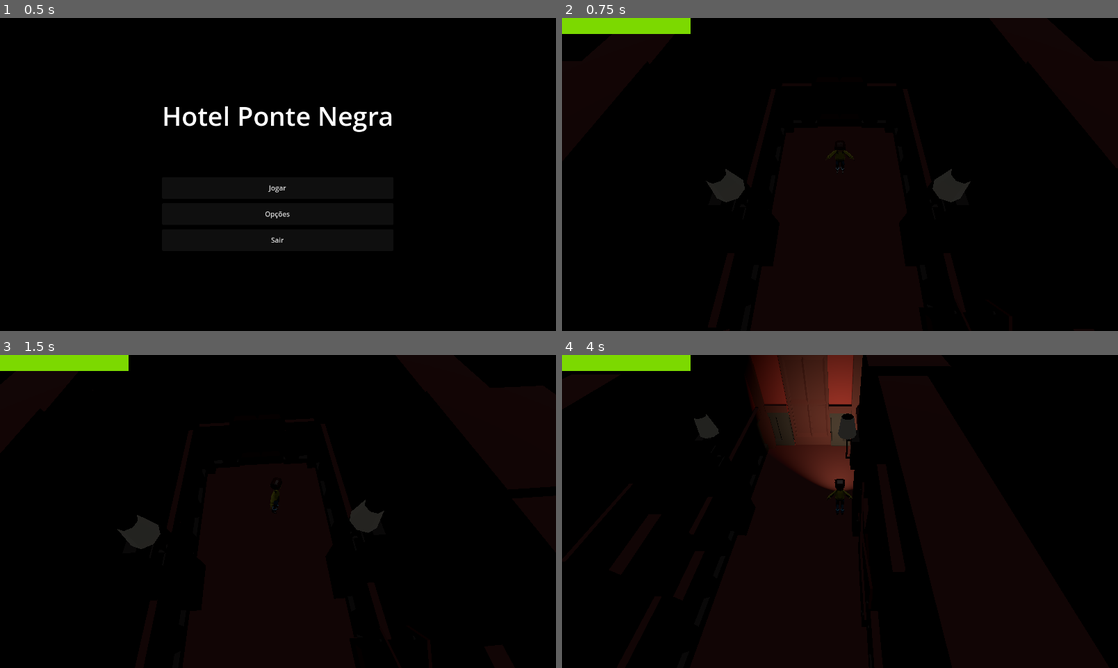
Above: before the commit, frames 1-4 (two rows, left to right).
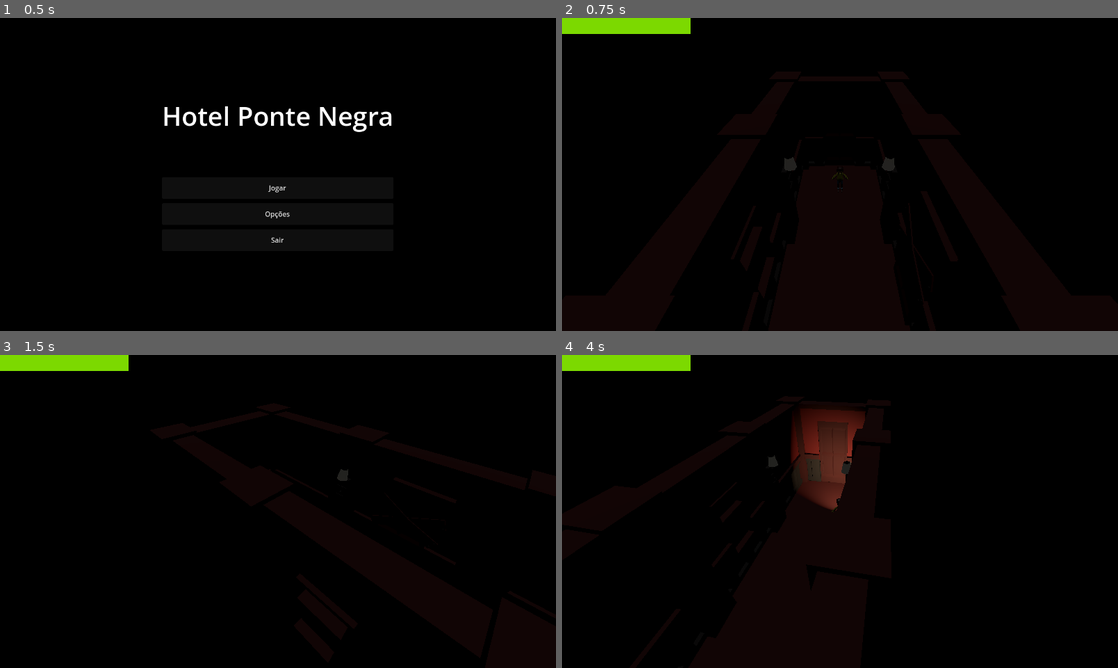
Above: after the commit, the same moments.

Repository: FellowshipOfTheGame/Hotel-Ponte-Negra
Game: Godot game, scene res://scenes/menus/menuPrincipal.tscn
Same seed, same stepped clock (60 frames per second), same inputs: the game is played once before the commit and once after it. Sound files missing from this copy of the repository are replaced by a short silence.
Inputs (mouse positions are in pixels of both pictures, inside the frame that each line leads up to):
- Up to frame 1 (0.5 s): no input
- Up to frame 2 (0.75 s): click "Jogar" at 0.5 s
- Up to frame 3 (1.5 s): tap Enter at 1.25 s; move the mouse to (400, 495) at 1.27 s; hold D (movimento_direita) from 1.28 s (still down); hold Ctrl (agachar) from 1.28 s (still down); click (400, 495) at 1.42 s
- Up to frame 4 (4 s): move the mouse to (728, 527) at 2.02 s; release D (movimento_direita) at 2.03 s; release Ctrl (agachar) at 2.03 s; hold S (movimento_tras) 2.03-2.78 s; tap Shift (correr) at 2.1 s; click (728, 527) at 2.17 s; move the mouse to (895, 442) at 2.77 s; hold D (movimento_direita) 2.78-3.53 s; hold E (interacao) 2.78-3.53 s; click (895, 442) at 2.92 s; move the mouse to (812, 574) at 3.52 s; hold W (movimento_frente) from 3.53 s (still down); tap F (lanterna) at 3.6 s; click (812, 574) at 3.67 s

Frame 1 is identical in both runs. In frame 2, 1.0% of the frame differs, in the area x 25-74%, y 42-77%; in frame 3, 0.9%; in frame 4, 6.1%, in the area x 23-55%, y 0-51%.

Commit message:
Alterei a camera pra ela ter movimento

Diff:
--- a/scenes/levels/cenaBase.tscn
+++ b/scenes/levels/cenaBase.tscn
@@ -1,9 +1,10 @@
-[gd_scene load_steps=11 format=3 uid="uid://bklcwe1h4le5l"]
+[gd_scene load_steps=12 format=3 uid="uid://bklcwe1h4le5l"]
 
 [ext_resource type="Script" uid="uid://cmqntwm37cob6" path="res://scripts/base.gd" id="1_maiuw"]
 [ext_resource type="PackedScene" uid="uid://csmmjcndfe1ns" path="res://scenes/characters/player/player.tscn" id="2_l2ib0"]
 [ext_resource type="PackedScene" uid="uid://btinc81x7e3tm" path="res://scenes/objects/camera_3d.tscn" id="3_uwanw"]
 [ext_resource type="Script" uid="uid://cqhiahgiw2w83" path="res://scripts/player/ui/staminaBar.gd" id="4_moi2a"]
+[ext_resource type="Script" uid="uid://csqeg1j6ne17v" path="res://scripts/camera/cameraControllerMovement.gd" id="5_6pvyp"]
 
 [sub_resource type="Gradient" id="Gradient_h5dly"]
 colors = PackedColorArray(1, 1, 1, 1, 1, 1, 1, 1)
@@ -81,7 +82,15 @@
 collision_mask = 13
 
 [node name="Camera3D" parent="." node_paths=PackedStringArray("alvo_jogador") groups=["Camera"] instance=ExtResource("3_uwanw")]
+script = ExtResource("5_6pvyp")
 alvo_jogador = NodePath("../Player")
+altura_do_foco = 1.0
+distancia_da_camera = 8.0
+inclinacao_graus = 40.0
+suavidade_rotacao = 10.0
+suavidade_posicao = 12.0
+sensibilidade_mouse = 0.003
+sensibilidade_controle = 2.5
 
 [node name="NavigationRegion3D" type="NavigationRegion3D" parent="."]
 navigation_mesh = SubResource("NavigationMesh_jnwpt")
--- a/scripts/camera/cameraControllerMovement.gd
+++ b/scripts/camera/cameraControllerMovement.gd
@@ -2,65 +2,74 @@
 
 @export_group("Alvos e Referências")
 @export var alvo_jogador: Node3D
+@export var altura_do_foco: float = 1.0
 
-@export_group("Configurações da Câmera Orbital")
+@export_group("Órbita")
 @export var distancia_da_camera: float = 8.0
-@export var altura_da_camera: float = 4.0
+@export_range(10.0, 80.0) var inclinacao_graus: float = 30.0
 
-@export_group("Sensibilidade de Rotação")
-@export var sensibilidade_mouse: float = 0.005
-@export var sensibilidade_controle: float = 2.0
+@export_group("Suavização")
+@export var suavidade_rotacao: float = 10.0
+@export var suavidade_posicao: float = 12.0
 
-@export_group("Controle")
-@export var deadzone_controle: float = 0.25
+@export_group("Sensibilidade")
+@export var sensibilidade_mouse: float = 0.003
+@export var sensibilidade_controle: float = 2.5
 
-var angulo_horizontal: float = 0.0
-var objeto_obstruindo_atualmente: Obstacle = null
+var _angulo_alvo: float = 0.0
+var _angulo_atual: float = 0.0
+var _foco_suave: Vector3
 
-func _ready():
+
+func _ready() -> void:
 	Input.set_mouse_mode(Input.MOUSE_MODE_CAPTURED)
 
-func _unhandled_input(event: InputEvent):
-	if event is InputEventMouseMotion:
-		angulo_horizontal -= event.relative.x * sensibilidade_mouse
+	if alvo_jogador:
+		_foco_suave = _ponto_de_foco()
+		_aplicar_transform()
 
-func _process(delta: float):
-	var input_controle = Input.get_axis("olhar_esquerda", "olhar_direita")
-	if abs(input_controle) > deadzone_controle:
-		angulo_horizontal -= input_controle * sensibilidade_controle * delta
 
-func _physics_process(delta: float):
+func _unhandled_input(event: InputEvent) -> void:
+	if event is InputEventMouseMotion and Input.mouse_mode == Input.MOUSE_MODE_CAPTURED:
+		_angulo_alvo -= event.relative.x * sensibilidade_mouse
+	elif event is InputEventMouseButton and event.pressed:
+		Input.set_mouse_mode(Input.MOUSE_MODE_CAPTURED)
+	elif event.is_action_pressed("ui_cancel"):
+		Input.set_mouse_mode(Input.MOUSE_MODE_VISIBLE)
+
+
+func _process(delta: float) -> void:
 	if not alvo_jogador:
 		return
 
-	var offset = Vector3()
-	offset.x = distancia_da_camera * sin(angulo_horizontal)
-	offset.z = distancia_da_camera * cos(angulo_horizontal)
-	offset.y = altura_da_camera
+	# Deadzone configurada na própria ação do Input Map
+	var input_controle := Input.get_axis("olhar_esquerda", "olhar_direita")
+	_angulo_alvo -= input_controle * sensibilidade_controle * delta
+	_angulo_alvo = wrapf(_angulo_alvo, -PI, PI)
 
-	self.global_position = alvo_jogador.global_position + offset
-	self.look_at(alvo_jogador.global_position)
+	var t_rot := 1.0 - exp(-suavidade_rotacao * delta)
+	var t_pos := 1.0 - exp(-suavidade_posicao * delta)
+	_angulo_atual = wrapf(lerp_angle(_angulo_atual, _angulo_alvo, t_rot), -PI, PI)
+	_foco_suave = _foco_suave.lerp(_ponto_de_foco(), t_pos)
 
-	var space_state = get_world_3d().direct_space_state
-	var inicio_raio = self.global_position
-	var fim_raio = alvo_jogador.global_position
-	var query = PhysicsRayQueryParameters3D.create(inicio_raio, fim_raio)
-	var resultado = space_state.intersect_ray(query)
+	_aplicar_transform()
 
-	if resultado:
-		var colisor = resultado.collider as Node
-		#print("RayCast atingiu: ", colisor.name)
-		if colisor is Obstacle:
-			if colisor != objeto_obstruindo_atualmente:
-				if objeto_obstruindo_atualmente:
-					objeto_obstruindo_atualmente.tornar_opaco()
-				colisor.tornar_transparente()
-				objeto_obstruindo_atualmente = colisor
-		else:
-			if objeto_obstruindo_atualmente:
-				objeto_obstruindo_atualmente.tornar_opaco()
-				objeto_obstruindo_atualmente = null
-	else:
-		if objeto_obstruindo_atualmente:
-			objeto_obstruindo_atualmente.tornar_opaco()
-			objeto_obstruindo_atualmente = null
+
+func get_yaw() -> float:
+	return _angulo_atual
+
+
+func _ponto_de_foco() -> Vector3:
+	return alvo_jogador.global_position + Vector3.UP * altura_do_foco
+
+
+func _aplicar_transform() -> void:
+	var inclinacao := deg_to_rad(inclinacao_graus)
+	var horizontal := distancia_da_camera * cos(inclinacao)
+	var offset := Vector3(
+		horizontal * sin(_angulo_atual),
+		distancia_da_camera * sin(inclinacao),
+		horizontal * cos(_angulo_atual)
+	)
+	global_position = _foco_suave + offset
+	look_at(_foco_suave, Vector3.UP)
--- a/scripts/player/concreteStates/PlayerState.gd
+++ b/scripts/player/concreteStates/PlayerState.gd
@@ -21,10 +21,21 @@
 	if !player || !fig || !interaction_shapecast:
 		print("Error in getting Character or Mesh")
 
-func input_direction()->Vector3:
-	var movX = Input.get_axis("movimento_esquerda", "movimento_direita")
-	var movZ = Input.get_axis("movimento_frente", "movimento_tras")
-	var direction = Vector3(movX, 0, movZ)
+# Direção do input em espaço de mundo, relativa à câmera ativa
+func input_direction() -> Vector3:
+	var input := Input.get_vector(
+		"movimento_esquerda", "movimento_direita",
+		"movimento_frente", "movimento_tras"
+	)
+	if input == Vector2.ZERO:
+		return Vector3.ZERO
+
+	var direction := Vector3(input.x, 0, input.y)
+
+	var camera := get_viewport().get_camera_3d()
+	if camera:
+		direction = direction.rotated(Vector3.UP, camera.global_rotation.y)
+
 	return direction
 
 func dec_stamina(dec : float)->void:
